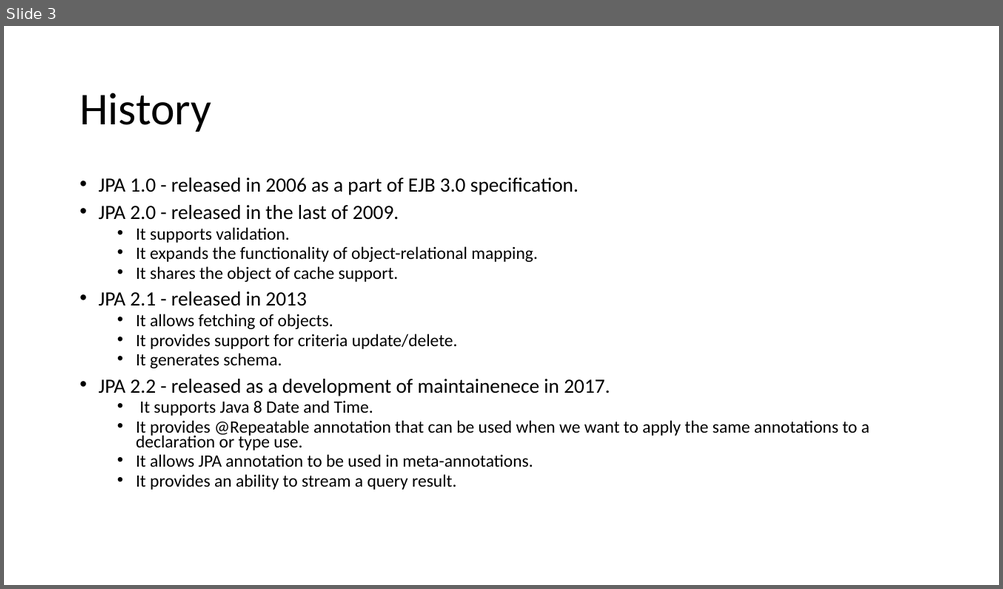
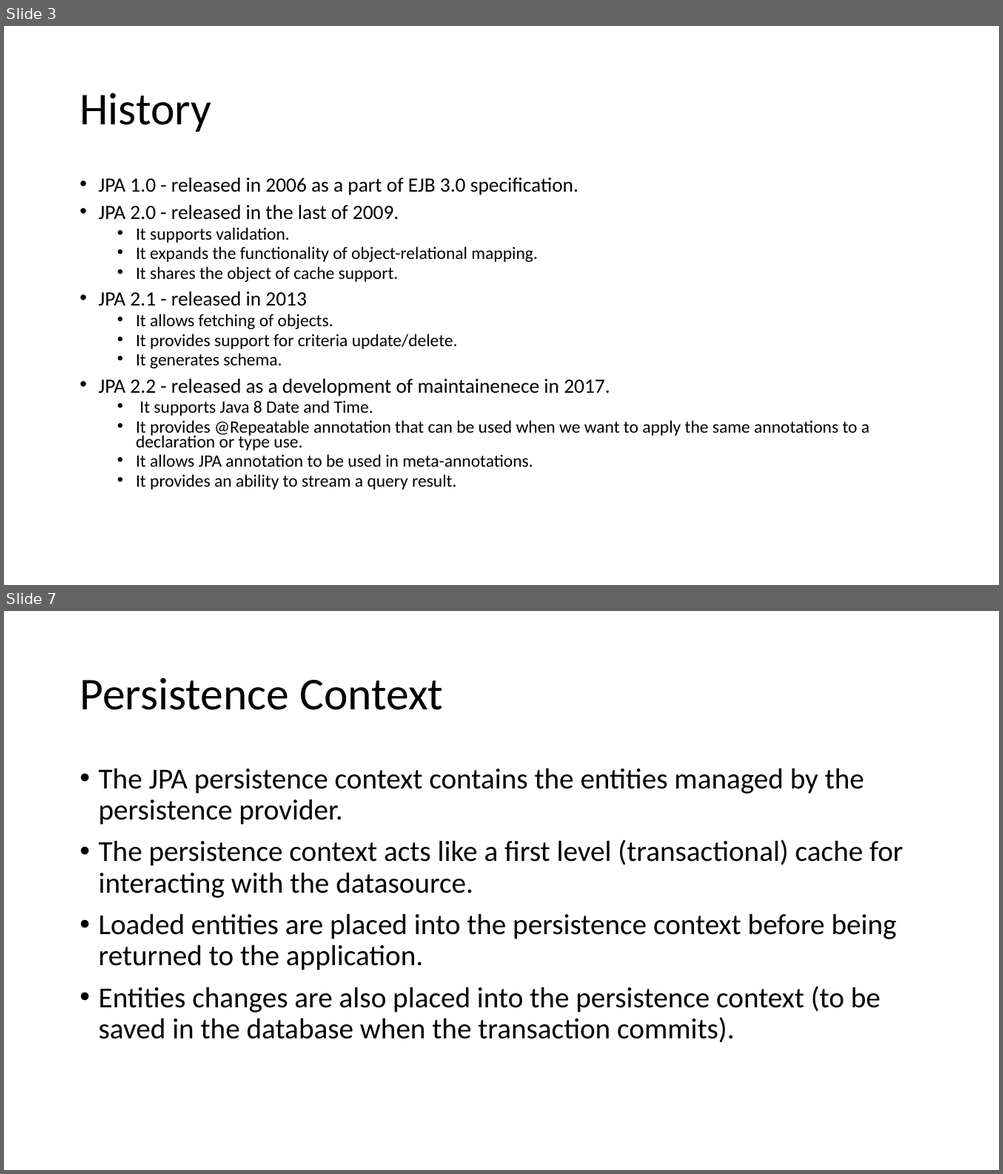
Before and after one commit to lawren43/mytest-repo, a slide deck: test-springmvc/doc/20181018-Spring JPA.pptx. Shown one above the other, each under a label of ours: slide 3 before the commit, slides 3 and 7 after it; the slides between them are not shown. The pictures are 1003x589 and 1003x1174 pixels, drawn with LibreOffice and Linux fonts; fonts in the diff are those of the drawing. Boxes give left, top, right and bottom in pixels: in the first picture for what was removed or moved away, otherwise in the second. Text is boxed around its words. In the diff, an @@ line names an element or a change of style, - is before the commit and + after.

```diff
--- a/test-springmvc/doc/20181018-Spring JPA.pptx
+++ b/test-springmvc/doc/20181018-Spring JPA.pptx
@@ slide 7 added at (x1=4, y1=611, x2=999, y2=1170), background #FFFFFF @@
@@ title added at (x1=79, y1=678, x2=443, y2=710), 44 pt, text #000000 @@
+Persistence Context
@@ text added at (x1=99, y1=768, x2=902, y2=1043), 28 pt, text #000000 @@
+• The JPA persistence context contains the entities managed by the persistence provider.
+• The persistence context acts like a first level (transactional) cache for interacting with the datasource.
+• Loaded entities are placed into the persistence context before being returned to the application.
+• Entities changes are also placed into the persistence context (to be saved in the database when the transaction commits).
```
Also in this commit, not shown: 1 slide changed, 17 other slides added, 3 other files.
